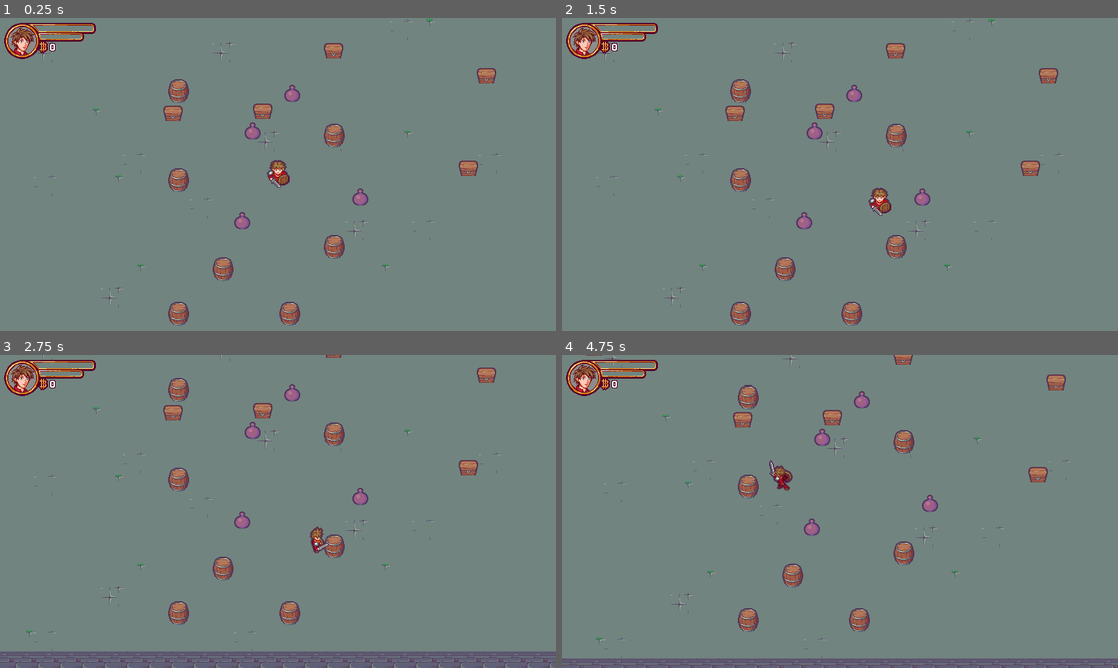
Above: before the commit, frames 1-4 (two rows, left to right).
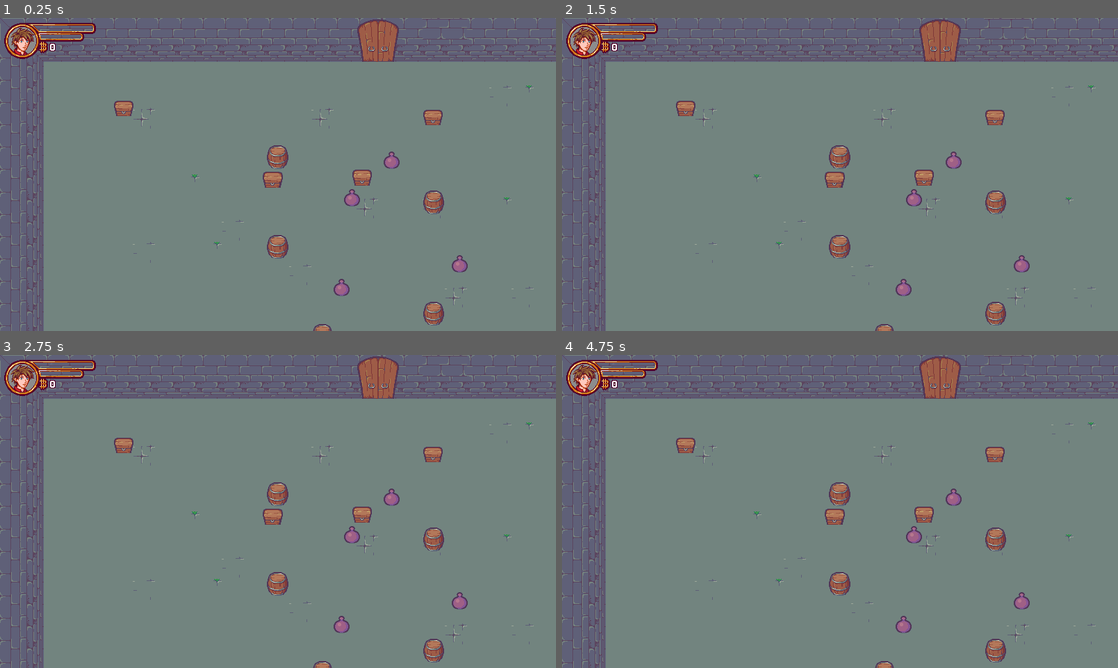
Above: after the commit, the same moments.

Repository: Cielight0/ZeldIsaac
Game: Godot game, scene res://Scenes/Levels/level.tscn
The game is run twice, just before and just after one commit, with the same random seed, the same clock (stepped at 60 frames per second) and the same inputs. Sound files missing from this copy of the repository are replaced by a short silence.
Inputs:
- Up to frame 1 (0.25 s): no input
- Up to frame 2 (1.5 s): tap Enter (ui_accept) at 0.5, 0.77 s; hold Right (ui_right) 0.53-1.28 s; hold Down (ui_down) from 1.28 s (still down)
- Up to frame 3 (2.75 s): tap Enter (ui_accept) at 1.52 s; release Down (ui_down) at 2.03 s; hold Right (ui_right) from 2.03 s (still down)
- Up to frame 4 (4.75 s): release Right (ui_right) at 2.78 s; hold Up (ui_up) 2.78-3.53 s; tap Enter (ui_accept) at 3.02, 3.77, 4.52 s; hold Left (ui_left) from 3.53 s (still down)

The runs differ from the first frame. In frame 1, 23% of the frame differs, in the area x 0-100%, y 0-100%; in frame 2, 24%; in frame 3, 27%; in frame 4, 26%.

Commit message:
scene inheritence fixed

Diff:
--- a/Scenes/Actors/Actor.tscn
+++ b/Scenes/Actors/Actor.tscn
@@ -65,20 +65,14 @@
 "speed": 8.0
 }]
 
-[sub_resource type="CapsuleShape2D" id="CapsuleShape2D_2qy2t"]
-
-[sub_resource type="RectangleShape2D" id="RectangleShape2D_avykf"]
-size = Vector2(41.5, 15)
-
 [node name="Actor" type="CharacterBody2D"]
 script = ExtResource("1_jfi5a")
 
 [node name="AnimatedPlayer" type="AnimatedSprite2D" parent="."]
 sprite_frames = SubResource("SpriteFrames_bv6ks")
-animation = &"MoveUp"
+animation = &"IdleLeft"
 
 [node name="CollisionShape2D" type="CollisionShape2D" parent="."]
-shape = SubResource("CapsuleShape2D_2qy2t")
 one_way_collision_margin = 0.0
 debug_color = Color(0.866667, 0, 0.858824, 0.419608)
 
@@ -88,8 +82,13 @@
 
 [node name="CollisionShape2D" type="CollisionShape2D" parent="AttackHitbox"]
 position = Vector2(2.25, 24)
-shape = SubResource("RectangleShape2D_avykf")
 debug_color = Color(0.407843, 0.462745, 1, 0.419608)
 
 [node name="AudioStreamPlayer2D" type="AudioStreamPlayer2D" parent="."]
 volume_db = -4.0
+
+[connection signal="facing_direction_changed" from="." to="." method="_on_facing_direction_changed"]
+[connection signal="moving_direction_changed" from="." to="." method="_on_moving_direction_changed"]
+[connection signal="state_changed" from="." to="." method="_on_state_changed"]
+[connection signal="animation_changed" from="AnimatedPlayer" to="." method="_on_animated_player_animation_changed"]
+[connection signal="animation_finished" from="AnimatedPlayer" to="." method="_on_animated_player_animation_finished"]
--- a/Scenes/Actors/Actors.gd
+++ b/Scenes/Actors/Actors.gd
@@ -107,3 +107,7 @@
 func _on_animated_player_animation_changed():
 	if "Attack".is_subsequence_of(animated_sprite.get_animation()):
 		_attack_effect()
+
+
+func _on_state_changed():
+	pass # Replace with function body.
--- a/Scenes/Actors/Characters/character.tscn
+++ b/Scenes/Actors/Characters/character.tscn
@@ -1,296 +1,22 @@
-[gd_scene load_steps=35 format=3 uid="uid://d0ai0h84aclba"]
+[gd_scene load_steps=6 format=3 uid="uid://d0ai0h84aclba"]
 
 [ext_resource type="Script" path="res://Scenes/Actors/Characters/Character.gd" id="1_45o32"]
-[ext_resource type="Texture2D" uid="uid://nbknjjq27xnn" path="res://assets/Character_SpriteSheet.png" id="2_88exi"]
+[ext_resource type="SpriteFrames" uid="uid://d0l78rhqeiu1r" path="res://Scenes/Actors/Characters/CharacterSpriteFrame.tres" id="2_4gan4"]
 [ext_resource type="AudioStream" uid="uid://b2goreecfk6lk" path="res://assets/whoosh.ogg" id="3_835x8"]
-
-[sub_resource type="AtlasTexture" id="AtlasTexture_brfdc"]
-atlas = ExtResource("2_88exi")
-region = Rect2(320, 0, 64, 64)
-
-[sub_resource type="AtlasTexture" id="AtlasTexture_6uyj6"]
-atlas = ExtResource("2_88exi")
-region = Rect2(384, 0, 64, 64)
-
-[sub_resource type="AtlasTexture" id="AtlasTexture_xvqhn"]
-atlas = ExtResource("2_88exi")
-region = Rect2(448, 0, 64, 64)
-
-[sub_resource type="AtlasTexture" id="AtlasTexture_cm3bs"]
-atlas = ExtResource("2_88exi")
-region = Rect2(320, 192, 64, 64)
-
-[sub_resource type="AtlasTexture" id="AtlasTexture_v7djt"]
-atlas = ExtResource("2_88exi")
-region = Rect2(384, 192, 64, 64)
-
-[sub_resource type="AtlasTexture" id="AtlasTexture_r3lrf"]
-atlas = ExtResource("2_88exi")
-region = Rect2(448, 192, 64, 64)
-
-[sub_resource type="AtlasTexture" id="AtlasTexture_vv3hx"]
-atlas = ExtResource("2_88exi")
-region = Rect2(320, 128, 64, 64)
-
-[sub_resource type="AtlasTexture" id="AtlasTexture_rwk5j"]
-atlas = ExtResource("2_88exi")
-region = Rect2(384, 128, 64, 64)
-
-[sub_resource type="AtlasTexture" id="AtlasTexture_7eyvi"]
-atlas = ExtResource("2_88exi")
-region = Rect2(448, 128, 64, 64)
-
-[sub_resource type="AtlasTexture" id="AtlasTexture_1pwyc"]
-atlas = ExtResource("2_88exi")
-region = Rect2(320, 64, 64, 64)
-
-[sub_resource type="AtlasTexture" id="AtlasTexture_cgfhx"]
-atlas = ExtResource("2_88exi")
-region = Rect2(384, 64, 64, 64)
-
-[sub_resource type="AtlasTexture" id="AtlasTexture_ejgjr"]
-atlas = ExtResource("2_88exi")
-region = Rect2(448, 64, 64, 64)
-
-[sub_resource type="AtlasTexture" id="AtlasTexture_ks5jl"]
-atlas = ExtResource("2_88exi")
-region = Rect2(0, 0, 64, 64)
-
-[sub_resource type="AtlasTexture" id="AtlasTexture_02jjn"]
-atlas = ExtResource("2_88exi")
-region = Rect2(0, 192, 64, 64)
-
-[sub_resource type="AtlasTexture" id="AtlasTexture_ut44d"]
-atlas = ExtResource("2_88exi")
-region = Rect2(0, 128, 64, 64)
-
-[sub_resource type="AtlasTexture" id="AtlasTexture_gmfct"]
-atlas = ExtResource("2_88exi")
-region = Rect2(0, 64, 64, 64)
-
-[sub_resource type="AtlasTexture" id="AtlasTexture_70hxc"]
-atlas = ExtResource("2_88exi")
-region = Rect2(64, 0, 64, 64)
-
-[sub_resource type="AtlasTexture" id="AtlasTexture_358a7"]
-atlas = ExtResource("2_88exi")
-region = Rect2(128, 0, 64, 64)
-
-[sub_resource type="AtlasTexture" id="AtlasTexture_n8bc6"]
-atlas = ExtResource("2_88exi")
-region = Rect2(192, 0, 64, 64)
-
-[sub_resource type="AtlasTexture" id="AtlasTexture_o2tfg"]
-atlas = ExtResource("2_88exi")
-region = Rect2(64, 192, 64, 64)
-
-[sub_resource type="AtlasTexture" id="AtlasTexture_uwafr"]
-atlas = ExtResource("2_88exi")
-region = Rect2(128, 192, 64, 64)
-
-[sub_resource type="AtlasTexture" id="AtlasTexture_4qx0q"]
-atlas = ExtResource("2_88exi")
-region = Rect2(192, 192, 64, 64)
-
-[sub_resource type="AtlasTexture" id="AtlasTexture_d0adk"]
-atlas = ExtResource("2_88exi")
-region = Rect2(64, 128, 64, 64)
-
-[sub_resource type="AtlasTexture" id="AtlasTexture_k1c8t"]
-atlas = ExtResource("2_88exi")
-region = Rect2(128, 128, 64, 64)
-
-[sub_resource type="AtlasTexture" id="AtlasTexture_2t378"]
-atlas = ExtResource("2_88exi")
-region = Rect2(192, 128, 64, 64)
-
-[sub_resource type="AtlasTexture" id="AtlasTexture_432i1"]
-atlas = ExtResource("2_88exi")
-region = Rect2(64, 64, 64, 64)
-
-[sub_resource type="AtlasTexture" id="AtlasTexture_iawvl"]
-atlas = ExtResource("2_88exi")
-region = Rect2(128, 64, 64, 64)
-
-[sub_resource type="AtlasTexture" id="AtlasTexture_vyihy"]
-atlas = ExtResource("2_88exi")
-region = Rect2(192, 64, 64, 64)
-
-[sub_resource type="SpriteFrames" id="SpriteFrames_675jy"]
-animations = [{
-"frames": [{
-"duration": 1.0,
-"texture": SubResource("AtlasTexture_brfdc")
-}, {
-"duration": 1.0,
-"texture": SubResource("AtlasTexture_6uyj6")
-}, {
-"duration": 1.0,
-"texture": SubResource("AtlasTexture_xvqhn")
-}],
-"loop": false,
-"name": &"AttackDown",
-"speed": 12.0
-}, {
-"frames": [{
-"duration": 1.0,
-"texture": SubResource("AtlasTexture_cm3bs")
-}, {
-"duration": 1.0,
-"texture": SubResource("AtlasTexture_v7djt")
-}, {
-"duration": 1.0,
-"texture": SubResource("AtlasTexture_r3lrf")
-}],
-"loop": false,
-"name": &"AttackLeft",
-"speed": 12.0
-}, {
-"frames": [{
-"duration": 1.0,
-"texture": SubResource("AtlasTexture_vv3hx")
-}, {
-"duration": 1.0,
-"texture": SubResource("AtlasTexture_rwk5j")
-}, {
-"duration": 1.0,
-"texture": SubResource("AtlasTexture_7eyvi")
-}],
-"loop": false,
-"name": &"AttackRight",
-"speed": 12.0
-}, {
-"frames": [{
-"duration": 1.0,
-"texture": SubResource("AtlasTexture_1pwyc")
-}, {
-"duration": 1.0,
-"texture": SubResource("AtlasTexture_cgfhx")
-}, {
-"duration": 1.0,
-"texture": SubResource("AtlasTexture_ejgjr")
-}],
-"loop": false,
-"name": &"AttackUp",
-"speed": 12.0
-}, {
-"frames": [{
-"duration": 1.0,
-"texture": SubResource("AtlasTexture_ks5jl")
-}],
-"loop": true,
-"name": &"IdleDown",
-"speed": 100.0
-}, {
-"frames": [{
-"duration": 1.0,
-"texture": SubResource("AtlasTexture_02jjn")
-}],
-"loop": true,
-"name": &"IdleLeft",
-"speed": 100.0
-}, {
-"frames": [{
-"duration": 1.0,
-"texture": SubResource("AtlasTexture_ut44d")
-}],
-"loop": true,
-"name": &"IdleRight",
-"speed": 100.0
-}, {
-"frames": [{
-"duration": 1.0,
-"texture": SubResource("AtlasTexture_gmfct")
-}],
-"loop": true,
-"name": &"IdleUp",
-"speed": 100.0
-}, {
-"frames": [{
-"duration": 1.0,
-"texture": SubResource("AtlasTexture_70hxc")
-}, {
-"duration": 1.0,
-"texture": SubResource("AtlasTexture_358a7")
-}, {
-"duration": 1.0,
-"texture": SubResource("AtlasTexture_n8bc6")
-}, {
-"duration": 1.0,
-"texture": SubResource("AtlasTexture_358a7")
-}],
-"loop": true,
-"name": &"MoveDown",
-"speed": 8.0
-}, {
-"frames": [{
-"duration": 1.0,
-"texture": SubResource("AtlasTexture_o2tfg")
-}, {
-"duration": 1.0,
-"texture": SubResource("AtlasTexture_uwafr")
-}, {
-"duration": 1.0,
-"texture": SubResource("AtlasTexture_4qx0q")
-}, {
-"duration": 1.0,
-"texture": SubResource("AtlasTexture_uwafr")
-}],
-"loop": true,
-"name": &"MoveLeft",
-"speed": 8.0
-}, {
-"frames": [{
-"duration": 1.0,
-"texture": SubResource("AtlasTexture_d0adk")
-}, {
-"duration": 1.0,
-"texture": SubResource("AtlasTexture_k1c8t")
-}, {
-"duration": 1.0,
-"texture": SubResource("AtlasTexture_2t378")
-}, {
-"duration": 1.0,
-"texture": SubResource("AtlasTexture_k1c8t")
-}],
-"loop": true,
-"name": &"MoveRight",
-"speed": 8.0
-}, {
-"frames": [{
-"duration": 1.0,
-"texture": SubResource("AtlasTexture_432i1")
-}, {
-"duration": 1.0,
-"texture": SubResource("AtlasTexture_iawvl")
-}, {
-"duration": 1.0,
-"texture": SubResource("AtlasTexture_vyihy")
-}, {
-"duration": 1.0,
-"texture": SubResource("AtlasTexture_iawvl")
-}],
-"loop": true,
-"name": &"MoveUp",
-"speed": 8.0
-}]
-
-[sub_resource type="CapsuleShape2D" id="CapsuleShape2D_n7k3u"]
-
-[sub_resource type="RectangleShape2D" id="RectangleShape2D_idyhu"]
-size = Vector2(41.5, 15)
+[ext_resource type="Shape2D" uid="uid://crlo4ph7usr2x" path="res://Scenes/Actors/Characters/CharacterHitbox.tres" id="3_cie88"]
+[ext_resource type="Shape2D" uid="uid://wc4o5ob4gb8a" path="res://Scenes/Actors/Characters/CharacterAttackHitbox.tres" id="4_luabv"]
 
 [node name="Character" type="CharacterBody2D"]
 position = Vector2(540, 317)
 script = ExtResource("1_45o32")
 
 [node name="AnimatedPlayer" type="AnimatedSprite2D" parent="."]
-sprite_frames = SubResource("SpriteFrames_675jy")
+sprite_frames = ExtResource("2_4gan4")
 animation = &"MoveDown"
 frame_progress = 0.750037
 
 [node name="CollisionShape2D" type="CollisionShape2D" parent="."]
-shape = SubResource("CapsuleShape2D_n7k3u")
+shape = ExtResource("3_cie88")
 one_way_collision_margin = 0.0
 debug_color = Color(0.866667, 0, 0.858824, 0.419608)
 
@@ -300,7 +26,7 @@
 
 [node name="CollisionShape2D" type="CollisionShape2D" parent="AttackHitbox"]
 position = Vector2(2.25, 24)
-shape = SubResource("RectangleShape2D_idyhu")
+shape = ExtResource("4_luabv")
 debug_color = Color(0.407843, 0.462745, 1, 0.419608)
 
 [node name="Camera2D" type="Camera2D" parent="."]
--- a/Scenes/Levels/level.tscn
+++ b/Scenes/Levels/level.tscn
@@ -10,8 +10,8 @@
 [ext_resource type="Script" path="res://Scenes/UI/HUD/HUD.gd" id="8_0wusw"]
 [ext_resource type="FontFile" uid="uid://cn5fuf0okhhdn" path="res://Scenes/UI/Font/BabaMediumPixels.ttf" id="9_5t7ei"]
 [ext_resource type="Script" path="res://Scenes/Levels/CoinFactory.gd" id="11_i82lj"]
+[ext_resource type="PackedScene" uid="uid://boxqmg07xhpgo" path="res://Scenes/Actors/Characters/characterNew.tscn" id="12_aw202"]
 [ext_resource type="AudioStream" uid="uid://cu75duys73myx" path="res://assets/Music/05 - DavidKBD - Belmont Chronicles Pack - Abandoned Church.ogg" id="12_t5wka"]
-[ext_resource type="PackedScene" uid="uid://d0ai0h84aclba" path="res://Scenes/Actors/Characters/character.tscn" id="12_y6usl"]
 
 [sub_resource type="TileSetAtlasSource" id="TileSetAtlasSource_p4mkg"]
 resource_name = "set"
@@ -371,4 +371,5 @@
 stream = ExtResource("12_t5wka")
 volume_db = -20.019
 
-[node name="Character" parent="." instance=ExtResource("12_y6usl")]
+[node name="Actor" parent="." instance=ExtResource("12_aw202")]
+position = Vector2(524, 328)
Not shown: 1 places in Scenes/Actors/Actor.tscn that only renumber resources
